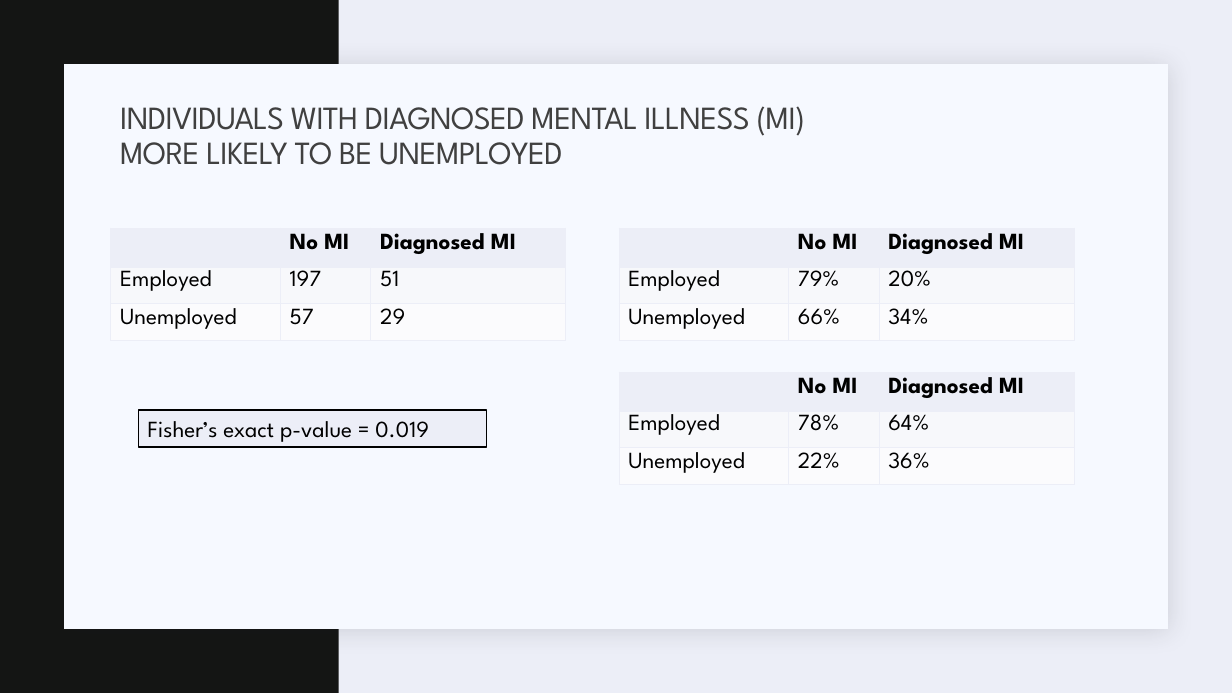
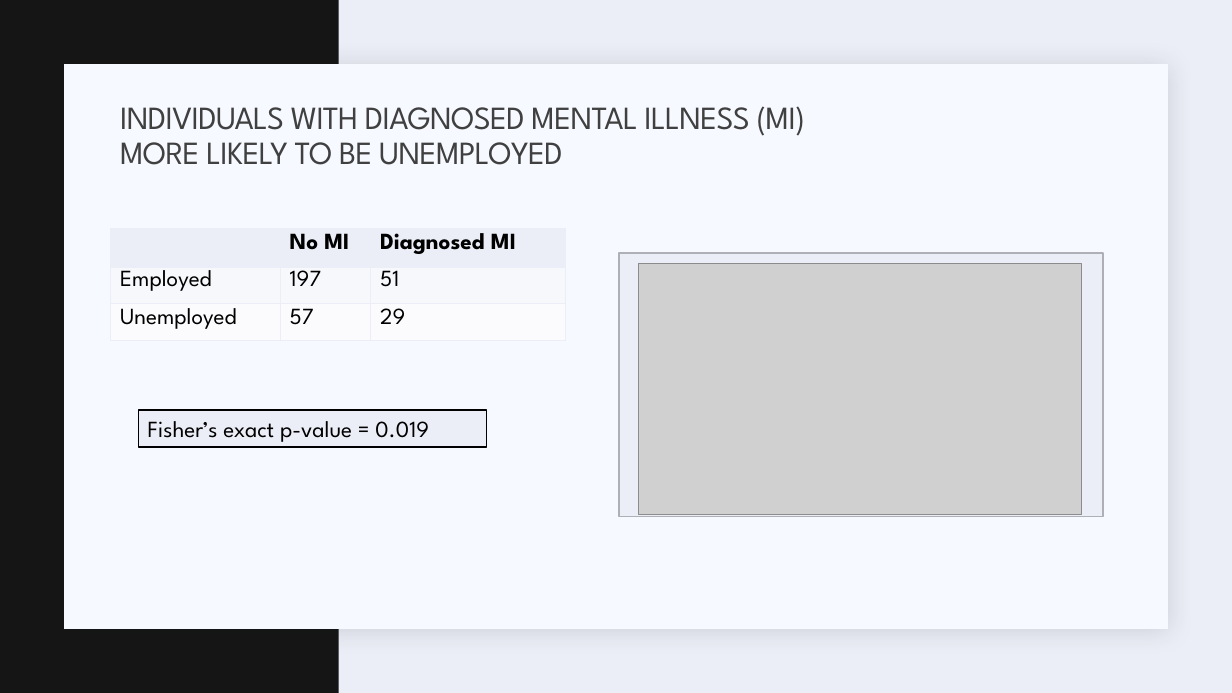
Before and after one commit to hehill/Project1_Team3, a slide deck: slide 6 of Presentation/Presentation_draft.pptx. Drawn at 1232x693 pixels with LibreOffice and Linux fonts; fonts in the diff are those of the drawing; grey boxes stand for pictures. Boxes give left, top, right and bottom in pixels: in the first picture for what was removed or moved away, otherwise in the second. Text is boxed around its words. In the diff, an @@ line names an element or a change of style, - is before the commit and + after.

Commit message:
updated presentation and saved some figures

```diff
--- a/Presentation/Presentation_draft.pptx
+++ b/Presentation/Presentation_draft.pptx
@@ table removed at (x1=619, y1=228, x2=1075, y2=341), 3 rows, 3 columns @@
- | No MI | Diagnosed MI
-Employed | 79% | 20%
-Unemployed | 66% | 34%
@@ rectangle added at (x1=619, y1=253, x2=1104, y2=517), fill #ECEEF7, outline #AFB0B7 1.25 pt @@
@@ picture added at (x1=639, y1=263, x2=1082, y2=515) @@
@@ table removed at (x1=619, y1=372, x2=1075, y2=485), 3 rows, 3 columns @@
- | No MI | Diagnosed MI
-Employed | 78% | 64%
-Unemployed | 22% | 36%
```
Also in this commit, not shown: 2 other slides changed, 5 slides added, 1 slide removed, 21 other files.
